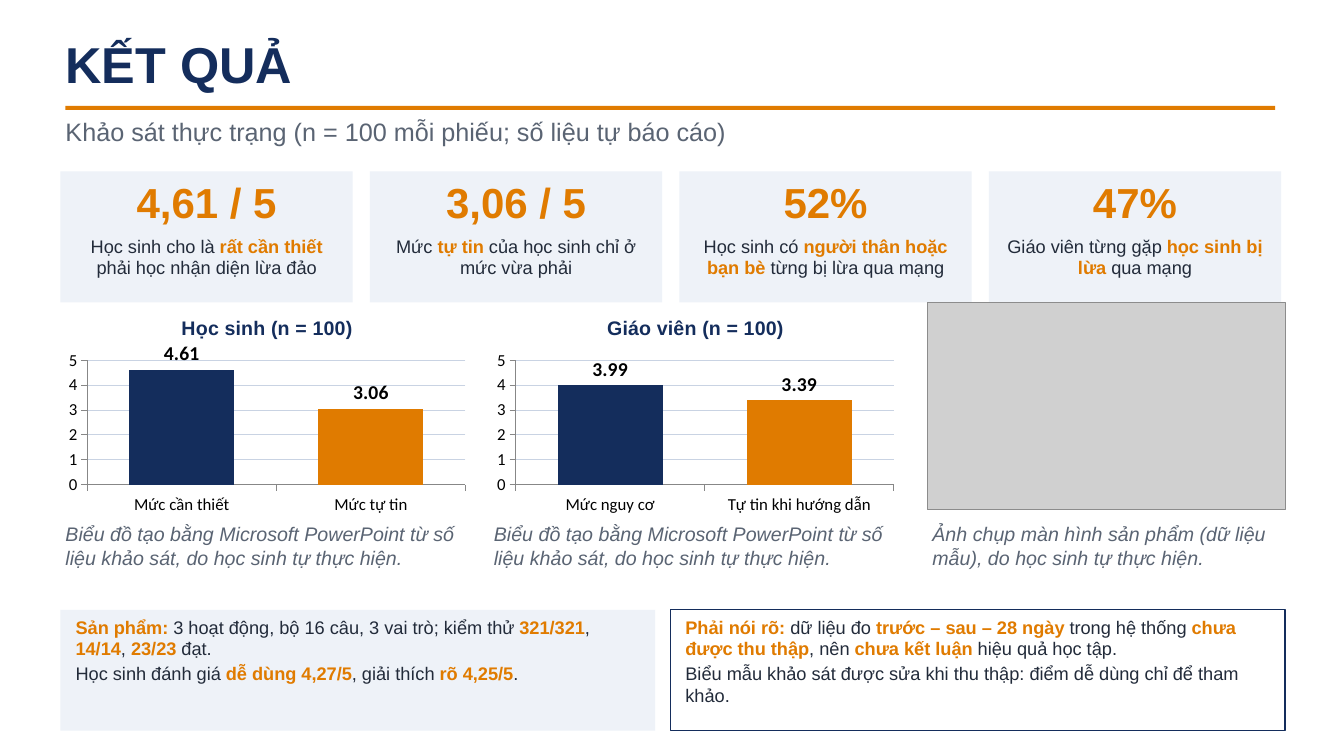
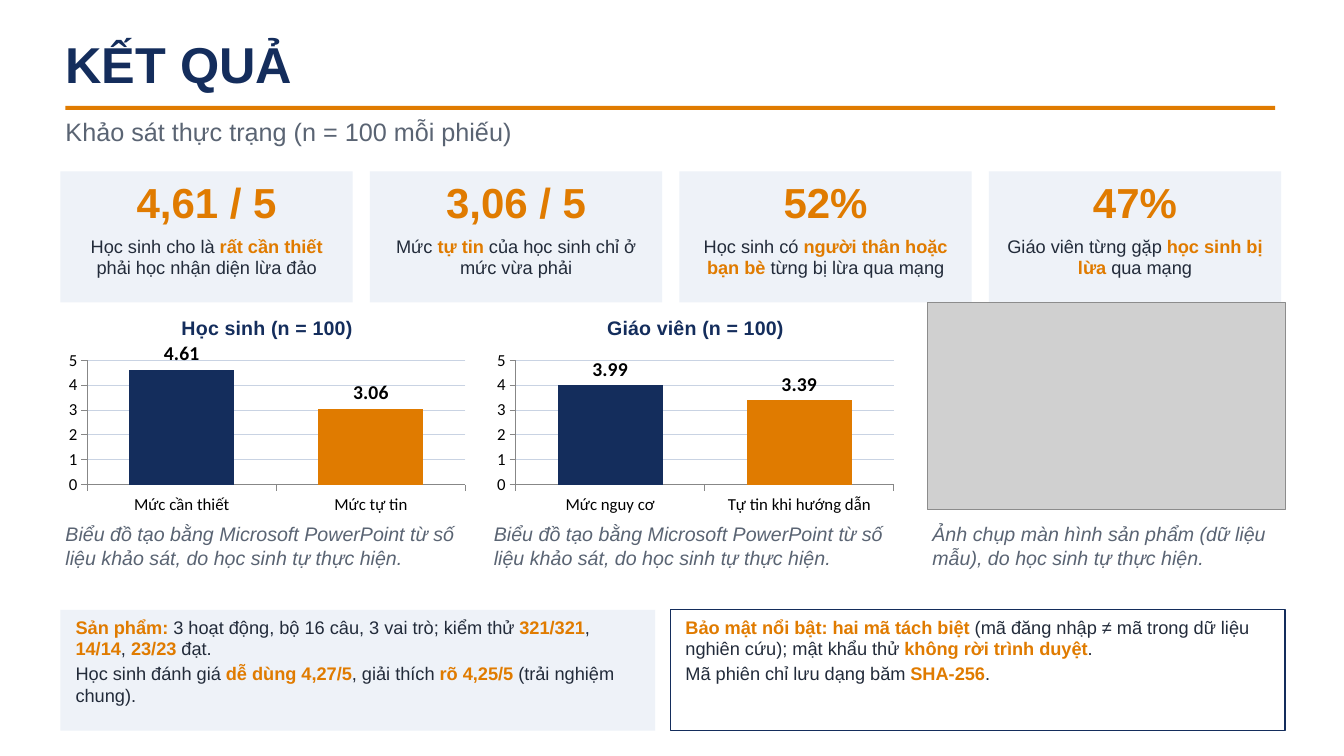
Before and after one commit to daominhtri2025-crypto/NCKH, a slide deck: slide 3 of docs/POSTER_AN_TOAN_SO_HOC_DUONG.pptx. Drawn at 1344x756 pixels with LibreOffice and Linux fonts; fonts in the diff are those of the drawing; grey boxes stand for pictures. Boxes give left, top, right and bottom in pixels: in the first picture for what was removed or moved away, otherwise in the second. Text is boxed around its words. In the diff, an @@ line names an element or a change of style, - is before the commit and + after.

```diff
--- a/docs/POSTER_AN_TOAN_SO_HOC_DUONG.pptx
+++ b/docs/POSTER_AN_TOAN_SO_HOC_DUONG.pptx
@@ text at (65,120,511,146): text changed @@
-Khảo sát thực trạng (n = 100 mỗi phiếu; số liệu tự báo cáo)
+Khảo sát thực trạng (n = 100 mỗi phiếu)
@@ text at (685,620,1249,684): text changed @@
-Phải nói rõ: dữ liệu đo trước – sau – 28 ngày trong hệ thống chưa được thu thập, nên chưa kết luận hiệu quả học tập.
-Biểu mẫu khảo sát được sửa khi thu thập: điểm dễ dùng chỉ để tham khảo.
+Bảo mật nổi bật: hai mã tách biệt (mã đăng nhập ≠ mã trong dữ liệu nghiên cứu); mật khẩu thử không rời trình duyệt.
+Mã phiên chỉ lưu dạng băm SHA-256.
@@ text at (76,666,615,706): text changed @@
-Học sinh đánh giá dễ dùng 4,27/5, giải thích rõ 4,25/5.
+Học sinh đánh giá dễ dùng 4,27/5, giải thích rõ 4,25/5 (trải nghiệm chung).
```
Also in this commit, not shown: 1 other slide changed, 14 other files.
